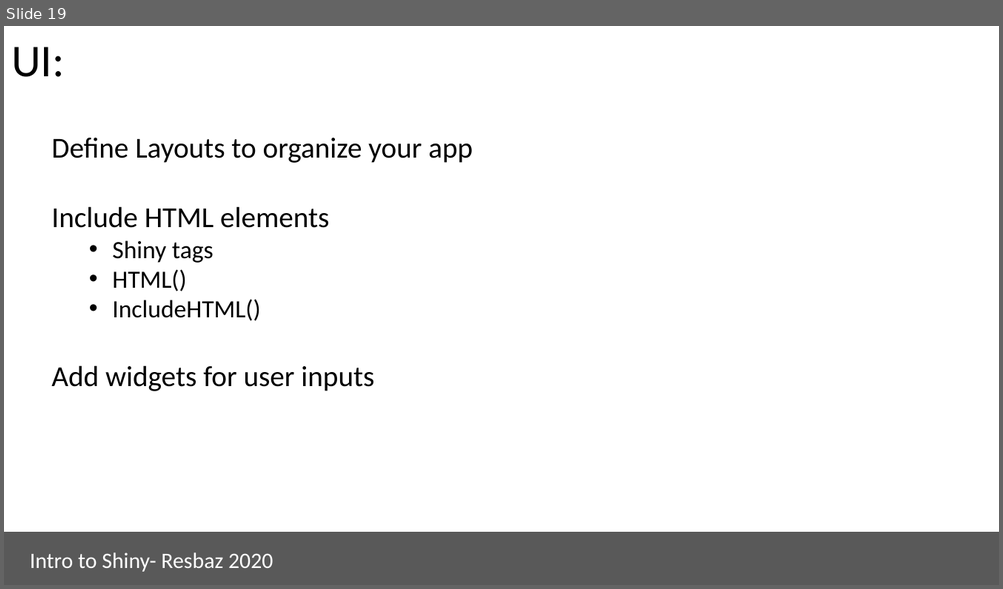
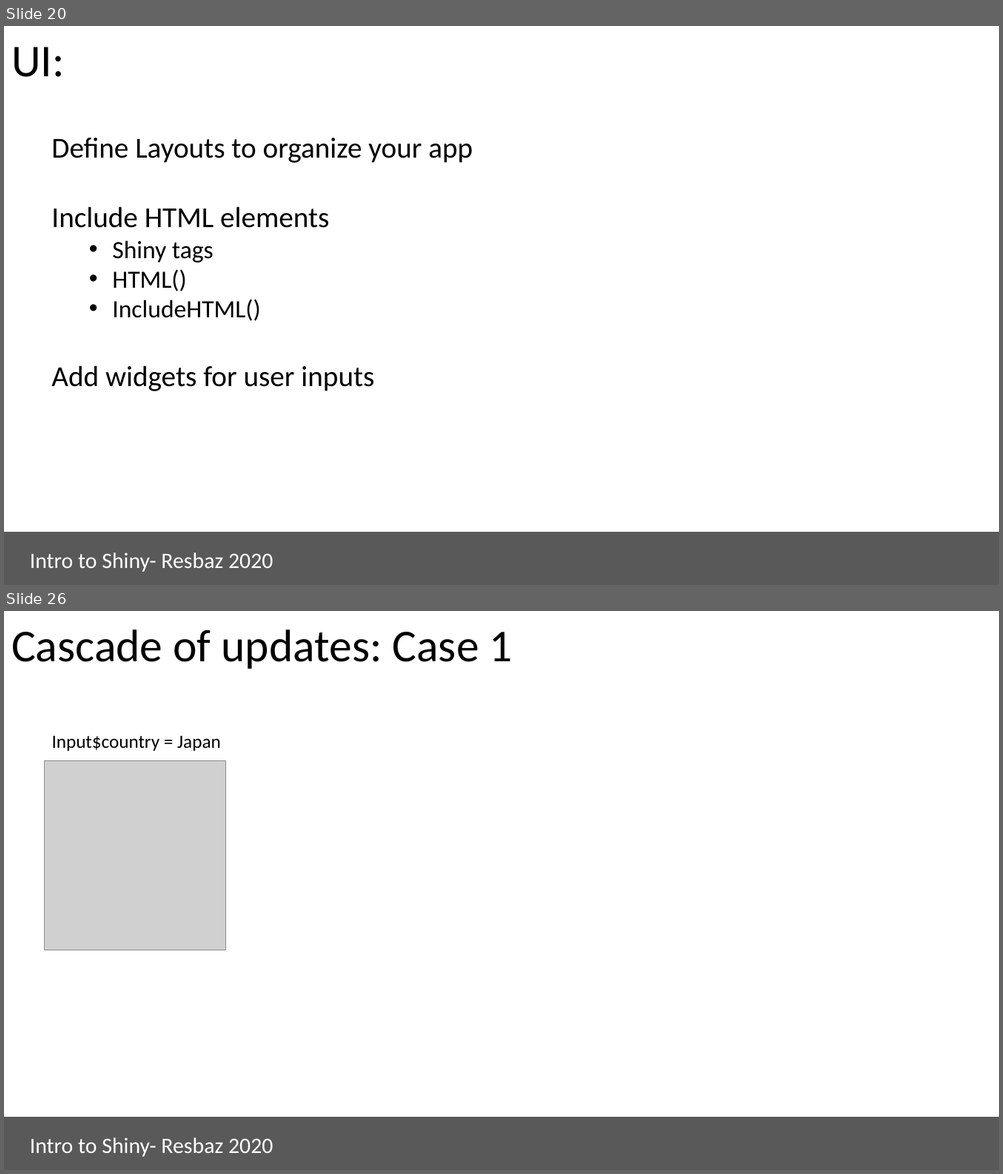
Before and after one commit to aponsero/Shiny_app_workshop_2020, a slide deck: Presentation/Presentation_slides.pptx. Shown one above the other, each under a label of ours: slide 19 before the commit, slides 20 and 26 after it; the slides between them are not shown. The pictures are 1003x589 and 1003x1174 pixels, drawn with LibreOffice and Linux fonts; fonts in the diff are those of the drawing; grey boxes stand for pictures. Boxes give left, top, right and bottom in pixels: in the first picture for what was removed or moved away, otherwise in the second. Text is boxed around its words. In the diff, an @@ line names an element or a change of style, - is before the commit and + after.

```diff
--- a/Presentation/Presentation_slides.pptx
+++ b/Presentation/Presentation_slides.pptx
@@ slide 26 added at [4, 611, 999, 1170], background #FFFFFF @@
@@ title added at [11, 629, 512, 669], 44 pt, text #000000 @@
+Cascade of updates: Case 1
@@ text added at [52, 735, 221, 751], 18 pt, text #000000 @@
+Input$country = Japan
@@ picture added at [44, 761, 225, 951] @@
@@ rectangle added at [4, 1119, 999, 1170], fill #595959, outline #595959 1 pt @@
@@ rectangle added at [22, 1128, 302, 1162], outline #595959 0.75 pt, 21.3 pt, text #FFFFFF @@
+Intro to Shiny- Resbaz 2020
@@ what was slide 19 is now slide 20 @@
```
Also in this commit, not shown: 19 other slides added, 1 other file.
